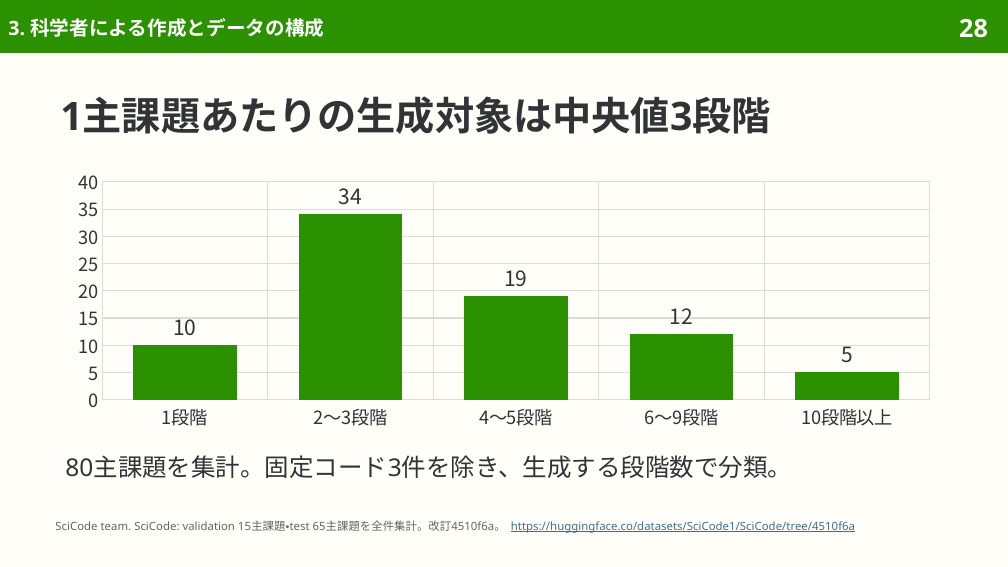
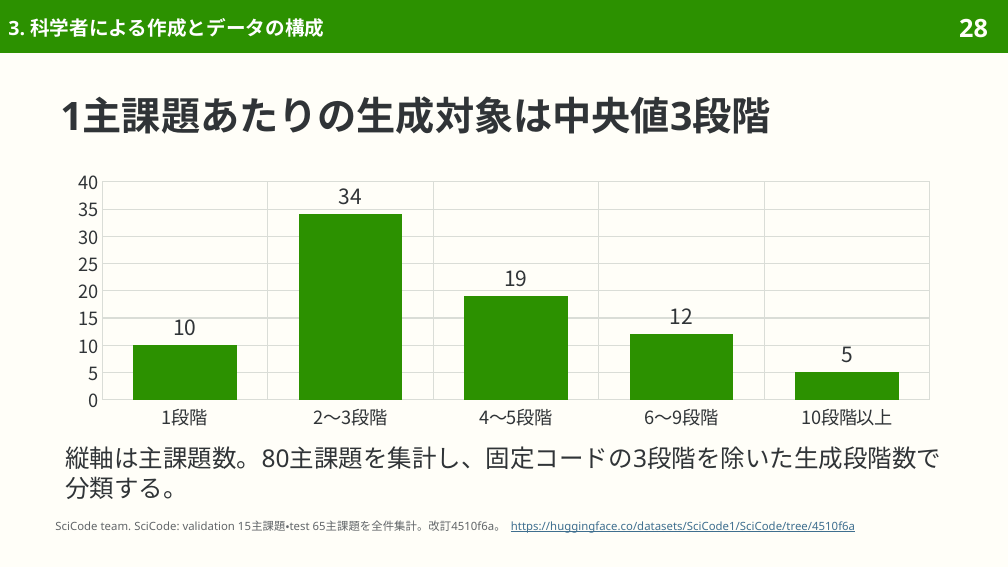
Before and after one commit to sasakiy84/datasets-in-10-minutes, a slide deck: slide 28 of slides/datasets-in-10-minutes-scicode.pptx. Drawn at 1008x567 pixels with LibreOffice and Linux fonts; fonts in the diff are those of the drawing. Boxes give left, top, right and bottom in pixels: in the first picture for what was removed or moved away, otherwise in the second. Text is boxed around its words. In the diff, an @@ line names an element or a change of style, - is before the commit and + after.

```diff
--- a/slides/datasets-in-10-minutes-scicode.pptx
+++ b/slides/datasets-in-10-minutes-scicode.pptx
@@ text at (65,446,941,499): text changed @@
-80主課題を集計。固定コード3件を除き、生成する段階数で分類。
+縦軸は主課題数。80主課題を集計し、固定コードの3段階を除いた生成段階数で分類する。
```
Also in this commit, not shown: 10 other slides changed, 7 other files.
